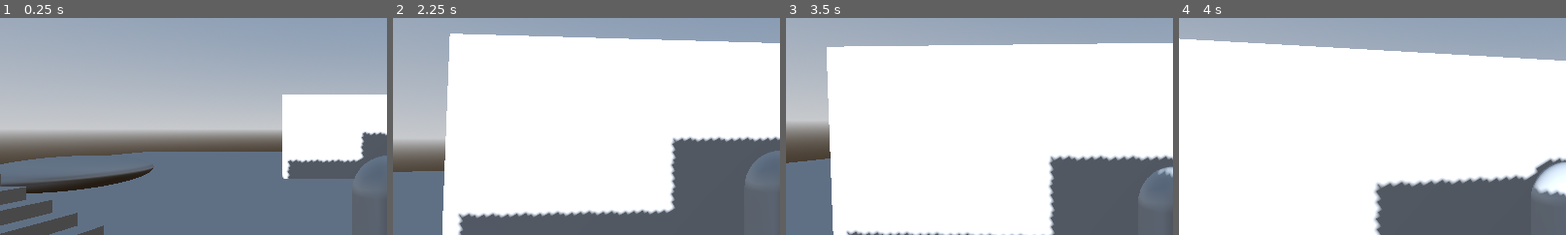
Above: before the commit, frames 1-4 (left to right).
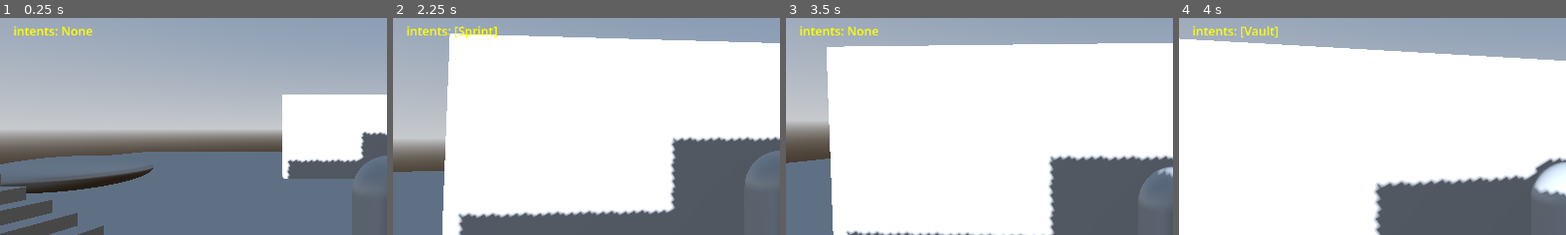
Above: after the commit, the same moments.

Repository: Francisco-Beltran-Millalen/zelda-druid-godot
Game: Godot game, scene res://scenes/main.tscn
The game is run twice, just before and just after one commit, with the same random seed, the same clock (stepped at 60 frames per second) and the same inputs.
Inputs (mouse positions are % of the whole screen's width and height, from its top left):
- Up to frame 1 (0.25 s): no input
- Up to frame 2 (2.25 s): tap Enter at 0.5 s; move the mouse to (55, 50) at 0.52 s; hold Up (sprint) 0.53-1.28 s; hold W (move_forward) from 0.53 s (still down); tap Space (jump) at 0.77, 0.8, 1.07, 1.35, 1.52, 1.82 s; move the mouse to (45, 50) at 1.27 s; tap Up (sprint) at 1.55 s; move the mouse to (52, 48) at 2.02 s; hold Up (sprint) from 2.03 s (still down)
- Up to frame 3 (3.5 s): keep holding W (move_forward); tap Space (jump) at 2.3, 3.02, 3.32 s; move the mouse to (49, 52) at 2.77 s; release Up (sprint) at 2.78 s; tap Shift at 2.85 s; tap Up (sprint) at 3.05 s
- Up to frame 4 (4 s): keep holding W (move_forward); move the mouse to (57, 51) at 3.52 s; hold 3 from 3.53 s (still down); tap Space (jump) at 3.77, 3.8 s
The pictures show only the part of the screen within x 0-50%, y 24-74%; the shares and areas given below are measured in that part.

The runs differ from the first frame. In frame 1, 0.4% of the frame differs, in the area x 3-24%, y 3-9%; in frame 2, 0.5%, in the area x 3-27%, y 3-10%; in frame 3, 0.4%; in frame 4, 0.5%.

Commit message:
refactor: align prototype with Architecture Constitution and refine Mantle mechanics
- Implemented Rule P1: Isolated camera input to Brain via mouse_motion_received signal.
- Implemented Rules P3/P7: Delegated physics execution (move_and_slide) and rotation to individual Motors.
- Implemented Rule P5: Established explicit loop ownership for VisualsPivot (managed by Broker).
- Implemented Rule G5: Added boundary assertions to core data readers and components.
- Refined Mantle transition: elevated manual request to FORCED priority to override sticky climbing, added 1.2m height threshold, and restricted context to climbing/traversal.
- Enhanced debug telemetry: added real-time active Intents display to the F1 overlay.

Diff:
--- a/graybox-prototype/scripts/base/base_motor.gd
+++ b/graybox-prototype/scripts/base/base_motor.gd
@@ -15,7 +15,16 @@
 ## Shared service locator — avoids duplicating this helper in every concrete motor.
 ## Returns the first element in services that matches service_type, or null.
 func _get_service(services: Array[BaseService], service_type: Variant) -> BaseService:
+	assert(services != null, "Services array cannot be null")
 	for s in services:
 		if is_instance_of(s, service_type):
 			return s
 	return null
+
+## Helper to rotate the body towards movement intent.
+func apply_locomotion_rotation(body: CharacterBody3D, intents: Intents, delta: float, speed: float = 15.0) -> void:
+	var intended_dir: Vector2 = intents.move_dir
+	if intended_dir.length_squared() > 0.01:
+		var target_dir: Vector3 = Vector3(intended_dir.x, 0, intended_dir.y).normalized()
+		var target_basis: Basis = Basis.looking_at(target_dir, Vector3.UP)
+		body.basis = body.basis.slerp(target_basis, speed * delta)
--- a/graybox-prototype/scripts/base/body_reader.gd
+++ b/graybox-prototype/scripts/base/body_reader.gd
@@ -4,6 +4,7 @@
 var _body: CharacterBody3D
 
 func _init(body: CharacterBody3D) -> void:
+	assert(body is CharacterBody3D, "BodyReader requires a CharacterBody3D")
 	_body = body
 
 func get_global_position() -> Vector3:
--- a/graybox-prototype/scripts/base/locomotion_state_reader.gd
+++ b/graybox-prototype/scripts/base/locomotion_state_reader.gd
@@ -10,6 +10,7 @@
 var _state: LocomotionState
 
 func _init(state: LocomotionState) -> void:
+	assert(state is LocomotionState, "LocomotionStateReader requires a LocomotionState")
 	_state = state
 	_state.state_changed.connect(_on_state_changed)
 
--- a/graybox-prototype/scripts/player_action_stack/camera/camera_rig.gd
+++ b/graybox-prototype/scripts/player_action_stack/camera/camera_rig.gd
@@ -17,15 +17,17 @@
 	if _broker:
 		_broker.state_changed.connect(_on_locomotion_state_changed)
 
+	if has_node("../EntityController/PlayerBrain"):
+		get_node("../EntityController/PlayerBrain").mouse_motion_received.connect(_on_mouse_motion)
+
 	if _lens:
 		_lens.spring_length = 4.0
 		_lens.position = Vector3(0, 1.5, 0)
 
-func _input(event: InputEvent) -> void:
-	if event is InputEventMouseMotion and Input.mouse_mode == Input.MOUSE_MODE_CAPTURED:
-		_yaw -= event.relative.x * mouse_sensitivity
-		_pitch -= event.relative.y * mouse_sensitivity
-		_pitch = clampf(_pitch, -1.2, 1.2)
+func _on_mouse_motion(relative: Vector2) -> void:
+	_yaw -= relative.x * mouse_sensitivity
+	_pitch -= relative.y * mouse_sensitivity
+	_pitch = clampf(_pitch, -1.2, 1.2)
 
 func _process(delta: float) -> void:
 	if not is_instance_valid(_body): return
--- a/graybox-prototype/scripts/player_action_stack/movement/motors/auto_vault_motor.gd
+++ b/graybox-prototype/scripts/player_action_stack/movement/motors/auto_vault_motor.gd
@@ -67,5 +67,8 @@
 	# Maintain trajectory
 	body.velocity.y -= gravity * delta
 
+	body.move_and_slide()
+
 	if body.velocity.y <= 0.0 or body.is_on_floor():
+
 		_rising = false
--- a/graybox-prototype/scripts/player_action_stack/movement/motors/climb_motor.gd
+++ b/graybox-prototype/scripts/player_action_stack/movement/motors/climb_motor.gd
@@ -30,9 +30,9 @@
 	# true and the waist cast geometry flickers — without this clause, mode would
 	# oscillate Climb↔Walk every frame, producing a yaw seizure.
 	if climbing and ((on_floor and has_climb_context) or ledge.can_continue_climbing()):
-		return [TransitionProposal.new(LocomotionState.ID.CLIMB, 2)]
+		return [TransitionProposal.new(LocomotionState.ID.CLIMB, TransitionProposal.Priority.OPPORTUNISTIC, 5)]
 	if not climbing and ledge.can_climb():
-		return [TransitionProposal.new(LocomotionState.ID.CLIMB, 2)]
+		return [TransitionProposal.new(LocomotionState.ID.CLIMB, TransitionProposal.Priority.PLAYER_REQUESTED, 5)]
 	return []
 
 func tick(delta: float, intents: Intents, body: CharacterBody3D, stamina: StaminaComponent, services: Array[BaseService]) -> void:
@@ -110,6 +110,8 @@
 				body.global_position.y = max_y
 				body.velocity.y = 0
 
+	body.move_and_slide()
+
 	if stamina:
 		stamina.drain(stamina_cost_per_sec * delta)
 
--- a/graybox-prototype/scripts/player_action_stack/movement/motors/fall_motor.gd
+++ b/graybox-prototype/scripts/player_action_stack/movement/motors/fall_motor.gd
@@ -15,6 +15,7 @@
 	return []
 
 func tick(delta: float, intents: Intents, body: CharacterBody3D, _stamina: StaminaComponent, _services: Array[BaseService]) -> void:
+	apply_locomotion_rotation(body, intents, delta)
 	var gravity: float = ProjectSettings.get_setting("physics/3d/default_gravity")
 
 	# Jump cut: tapping jump gives a short hop, holding gives full height
@@ -33,3 +34,5 @@
 		body.velocity.z = move_toward(body.velocity.z, move_dir.z * max_air_speed, air_acceleration * delta)
 	if _stamina:
 		_stamina.recover(stamina_recover_per_sec * 0.25 * delta)
+
+	body.move_and_slide()
--- a/graybox-prototype/scripts/player_action_stack/movement/motors/glide_motor.gd
+++ b/graybox-prototype/scripts/player_action_stack/movement/motors/glide_motor.gd
@@ -32,6 +32,7 @@
 	return []
 
 func tick(delta: float, intents: Intents, body: CharacterBody3D, stamina: StaminaComponent, _services: Array[BaseService]) -> void:
+	apply_locomotion_rotation(body, intents, delta)
 	var gravity: float = ProjectSettings.get_setting("physics/3d/default_gravity")
 	body.velocity.y -= gravity * glide_gravity_multiplier * delta
 	body.velocity.y = maxf(body.velocity.y, -glide_fall_speed)
@@ -43,3 +44,5 @@
 
 	if stamina != null:
 		stamina.recover(stamina_recover_per_sec * STAMINA_RECOVERY_FACTOR * delta)
+
+	body.move_and_slide()
--- a/graybox-prototype/scripts/player_action_stack/movement/motors/jump_motor.gd
+++ b/graybox-prototype/scripts/player_action_stack/movement/motors/jump_motor.gd
@@ -49,4 +49,6 @@
 	return []
 
 func tick(_delta: float, _intents: Intents, body: CharacterBody3D, _stamina: StaminaComponent, _services: Array[BaseService]) -> void:
+	apply_locomotion_rotation(body, _intents, _delta)
 	body.velocity.y = jump_impulse
+	body.move_and_slide()
--- a/graybox-prototype/scripts/player_action_stack/movement/motors/ladder_motor.gd
+++ b/graybox-prototype/scripts/player_action_stack/movement/motors/ladder_motor.gd
@@ -35,3 +35,5 @@
 	## upward bump so they step onto the landing instead of capping at the ladder top.
 	if body.global_position.y >= ladder.get_top_y() - 0.1 and intents.raw_input.y < 0.0:
 		body.velocity.y = top_exit_bump
+
+	body.move_and_slide()
--- a/graybox-prototype/scripts/player_action_stack/movement/motors/mantle_motor.gd
+++ b/graybox-prototype/scripts/player_action_stack/movement/motors/mantle_motor.gd
@@ -33,19 +33,26 @@
 
 	var ledge: LedgeService = _get_service(services, LedgeService) as LedgeService
 	if ledge != null:
+		var is_climbing: bool = current_mode == LocomotionState.ID.CLIMB
+		var is_wall_jumping: bool = current_mode == LocomotionState.ID.WALL_JUMP
+
+		# Context restriction: Mantle only from climb or while wall jumping
+		if not (is_climbing or is_wall_jumping):
+			return []
+
 		var facts: LedgeFacts = ledge.get_ledge_facts(_brain.get_body_reader())
-		# Check height and intent/proximity
-		var can_trigger: bool = facts.lip_height >= min_mantle_height
-		if can_trigger:
-			var at_edge: bool = facts.is_at_mantle_edge
+		var at_edge: bool = facts.is_at_mantle_edge
+		# Re-introduce height threshold with tolerance for climb ceiling clip (1.33m).
+		# This prevents mantling lower walls.
+		var tall_enough: bool = facts.lip_height >= 1.2
+
+		if at_edge and tall_enough:
 			var requesting: bool = intents.wants_mantle
-			var from_traversal: bool = current_mode == LocomotionState.ID.WALL_JUMP or \
-									   current_mode == LocomotionState.ID.FALL or \
-									   current_mode == LocomotionState.ID.CLIMB
-
-		# Manual Mantle Trigger: requires explicit input, neck-height proximity, and valid ledge
-		if intents.wants_mantle and facts.is_at_mantle_edge and facts.lip_height >= min_mantle_height:
-			return [TransitionProposal.new(LocomotionState.ID.MANTLE, TransitionProposal.Priority.FORCED, MANTLE_PRIORITY_WEIGHT)]
+			if requesting or is_wall_jumping:
+				# FORCED (3) weight 10 beats:
+				# - Climb sticky state (OPPORTUNISTIC 2)
+				# - WallJump sticky state (FORCED 3, weight 5)
+				return [TransitionProposal.new(LocomotionState.ID.MANTLE, TransitionProposal.Priority.FORCED, MANTLE_PRIORITY_WEIGHT)]
 	return []
 
 func tick(delta: float, _intents: Intents, body: CharacterBody3D, _stamina: StaminaComponent, services: Array[BaseService]) -> void:
@@ -53,6 +60,7 @@
 	var ledge: LedgeService = _get_service(services, LedgeService) as LedgeService
 	if not _is_mantling and not _begin_mantle(body, ledge):
 		body.velocity = Vector3.ZERO
+		body.move_and_slide()
 		return
 
 	_elapsed = minf(_elapsed + delta, _duration)
@@ -63,6 +71,7 @@
 
 	body.global_position = next_position
 	body.velocity = Vector3.ZERO
+	body.move_and_slide()
 
 	if raw_progress >= 1.0:
 		body.global_position = _target_position
--- a/graybox-prototype/scripts/player_action_stack/movement/motors/sneak_motor.gd
+++ b/graybox-prototype/scripts/player_action_stack/movement/motors/sneak_motor.gd
@@ -34,6 +34,7 @@
 		shape_node.position.y = _original_y_pos
 
 func tick(delta: float, intents: Intents, body: CharacterBody3D, stamina: StaminaComponent, _services: Array[BaseService]) -> void:
+	apply_locomotion_rotation(body, intents, delta)
 	var move_dir: Vector3 = Vector3(intents.move_dir.x, 0, intents.move_dir.y).normalized()
 
 	if move_dir != Vector3.ZERO:
@@ -52,3 +53,5 @@
 
 	if stamina:
 		stamina.recover(5.0 * delta) # Sneaking is restful
+
+	body.move_and_slide()
--- a/graybox-prototype/scripts/player_action_stack/movement/motors/sprint_motor.gd
+++ b/graybox-prototype/scripts/player_action_stack/movement/motors/sprint_motor.gd
@@ -28,6 +28,7 @@
 	return []
 
 func tick(delta: float, intents: Intents, body: CharacterBody3D, stamina: StaminaComponent, _services: Array[BaseService]) -> void:
+	apply_locomotion_rotation(body, intents, delta)
 	var move_dir: Vector3 = Vector3(intents.move_dir.x, 0, intents.move_dir.y).normalized()
 	if move_dir != Vector3.ZERO:
 		body.velocity.x = move_toward(body.velocity.x, move_dir.x * sprint_speed, sprint_acceleration * delta)
@@ -42,3 +43,5 @@
 
 	if stamina:
 		stamina.drain(stamina_cost_per_sec * delta)
+
+	body.move_and_slide()
--- a/graybox-prototype/scripts/player_action_stack/movement/motors/stairs_motor.gd
+++ b/graybox-prototype/scripts/player_action_stack/movement/motors/stairs_motor.gd
@@ -49,6 +49,7 @@
 	return [TransitionProposal.new(LocomotionState.ID.STAIRS, TransitionProposal.Priority.FORCED)]
 
 func tick(delta: float, intents: Intents, body: CharacterBody3D, stamina: StaminaComponent, services: Array[BaseService]) -> void:
+	apply_locomotion_rotation(body, intents, delta)
 	var stairs: StairsService = _get_service(services, StairsService) as StairsService
 	var stair: Stairs = stairs.get_active_stair() if stairs else null
 	if stair == null:
@@ -130,3 +131,5 @@
 	else:
 		## Lateral / idle / on-tread / small gap — floor_snap_length holds Y.
 		body.velocity.y = 0.0
+
+	body.move_and_slide()
--- a/graybox-prototype/scripts/player_action_stack/movement/motors/walk_motor.gd
+++ b/graybox-prototype/scripts/player_action_stack/movement/motors/walk_motor.gd
@@ -13,6 +13,7 @@
 	return []
 
 func tick(_delta: float, intents: Intents, body: CharacterBody3D, stamina: StaminaComponent, _services: Array[BaseService]) -> void:
+	apply_locomotion_rotation(body, intents, _delta)
 	var move_dir: Vector3 = Vector3(intents.move_dir.x, 0, intents.move_dir.y).normalized()
 	if move_dir != Vector3.ZERO:
 		body.velocity.x = move_toward(body.velocity.x, move_dir.x * max_speed, acceleration * _delta)
@@ -28,3 +29,5 @@
 
 	if stamina:
 		stamina.recover(stamina_recover_per_sec * _delta)
+
+	body.move_and_slide()
--- a/graybox-prototype/scripts/player_action_stack/movement/motors/wall_jump_motor.gd
+++ b/graybox-prototype/scripts/player_action_stack/movement/motors/wall_jump_motor.gd
@@ -84,5 +84,7 @@
 				body.velocity.y = 0
 				_is_jumping = false
 
+	body.move_and_slide()
+
 	if _jump_timer <= 0:
 		_is_jumping = false
--- a/graybox-prototype/scripts/player_action_stack/movement/movement_broker.gd
+++ b/graybox-prototype/scripts/player_action_stack/movement/movement_broker.gd
@@ -19,6 +19,7 @@
 
 ## Public API for state access
 func get_current_mode() -> int:
+	assert(_loco_state != null, "LocomotionState not initialized")
 	return _loco_state.get_active_mode() if _loco_state else LocomotionState.ID.FALL
 
 var _current_mode: int:
@@ -56,6 +57,9 @@
 	for m in _motors.values():
 		if m is BaseMotor:
 			m._brain = self
+
+	if has_node("../VisualsPivot"):
+		get_node("../VisualsPivot").set_process(true)
 
 func _guess_state_id(motor_name: String) -> int:
 	match motor_name:
@@ -111,29 +115,29 @@
 		if active_motor is BaseMotor:
 			active_motor.tick(delta, intents, _body, _stamina, _services)
 
-	# Smoothly rotate Body (except surface interactions)
-	var restricted: Array = [
-		LocomotionState.ID.AUTO_VAULT,
-		LocomotionState.ID.CLIMB,
-		LocomotionState.ID.MANTLE,
-		LocomotionState.ID.LADDER,
-		LocomotionState.ID.SNEAK,
-		LocomotionState.ID.WALL_JUMP
-	]
-
-	if not _current_mode in restricted:
-		var intended_dir: Vector2 = intents.move_dir
-		if intended_dir.length_squared() > 0.01:
-			var target_dir: Vector3 = Vector3(intended_dir.x, 0, intended_dir.y).normalized()
-			var target_basis: Basis = Basis.looking_at(target_dir, Vector3.UP)
-			_body.basis = _body.basis.slerp(target_basis, 15.0 * delta)
-
-	_body.move_and_slide()
-
 	if OS.is_debug_build() and has_node("/root/DebugOverlay"):
 		var m_name: String = LocomotionState.ID.keys()[_current_mode]
 		var spd: float = Vector2(_body.velocity.x, _body.velocity.z).length()
 		var stamina_cur: float = _stamina.get_current() if _stamina else 0.0
 		var stamina_max: float = _stamina.get_max() if _stamina else 100.0
 		var stamina_pct: int = roundi(stamina_cur / stamina_max * 100.0)
-		get_node("/root/DebugOverlay").push(1, {"state": m_name, "speed": snappedf(spd, 0.1), "vel_y": snappedf(_body.velocity.y, 0.1), "stamina": "%d%%" % stamina_pct})
+
+		# Collect active intents for debugging
+		var active_intents: Array[String] = []
+		if intents.wants_jump: active_intents.append("Jump")
+		if intents.wants_sprint: active_intents.append("Sprint")
+		if intents.wants_sneak: active_intents.append("Sneak")
+		if intents.wants_climb: active_intents.append("Climb")
+		if intents.wants_mantle: active_intents.append("Mantle")
+		if intents.wants_vault: active_intents.append("Vault")
+		if intents.wants_glide: active_intents.append("Glide")
+
+		var intents_str: String = " ".join(active_intents.map(func(s): return "[" + s + "]"))
+
+		get_node("/root/DebugOverlay").push(1, {
+			"state": m_name,
+			"speed": snappedf(spd, 0.1),
+			"vel_y": snappedf(_body.velocity.y, 0.1),
+			"stamina": "%d%%" % stamina_pct,
+			"intents": intents_str if intents_str != "" else "None"
+		})
--- a/graybox-prototype/scripts/player_action_stack/movement/player_brain.gd
+++ b/graybox-prototype/scripts/player_action_stack/movement/player_brain.gd
@@ -1,4 +1,6 @@
 extends Node
+
+signal mouse_motion_received(relative: Vector2)
 
 @onready var _camera_rig: Node3D = $"../../CameraRig"
 
@@ -8,6 +10,9 @@
 	Input.set_mouse_mode(Input.MOUSE_MODE_CAPTURED)
 
 func _input(event: InputEvent) -> void:
+	if event is InputEventMouseMotion and Input.mouse_mode == Input.MOUSE_MODE_CAPTURED:
+		mouse_motion_received.emit(event.relative)
+
 	if event is InputEventKey and event.pressed and event.keycode == KEY_ESCAPE:
 		if Input.mouse_mode == Input.MOUSE_MODE_CAPTURED:
 			Input.set_mouse_mode(Input.MOUSE_MODE_VISIBLE)
--- a/graybox-prototype/scripts/player_action_stack/movement/stamina_component.gd
+++ b/graybox-prototype/scripts/player_action_stack/movement/stamina_component.gd
@@ -11,10 +11,12 @@
 	set_physics_process(false)
 
 func drain(amount: float) -> void:
+	assert(amount >= 0.0, "Amount must be non-negative")
 	current_stamina = clampf(current_stamina - amount, 0.0, max_stamina)
 	stamina_changed.emit(current_stamina, max_stamina)
 
 func recover(amount: float) -> void:
+	assert(amount >= 0.0, "Amount must be non-negative")
 	current_stamina = clampf(current_stamina + amount, 0.0, max_stamina)
 	stamina_changed.emit(current_stamina, max_stamina)
 
--- a/graybox-prototype/scripts/player_action_stack/movement/visuals_pivot.gd
+++ b/graybox-prototype/scripts/player_action_stack/movement/visuals_pivot.gd
@@ -8,7 +8,10 @@
 
 func _ready() -> void:
 	set_as_top_level(true)
+	set_process(false)
+	set_physics_process(false)
 
+## Explicit loop owner for visual interpolation (re-enabled by MovementBroker).
 func _process(delta: float) -> void:
 	if not is_instance_valid(_body): return
 
Not shown, changed: docs/workflow-changelog.md
